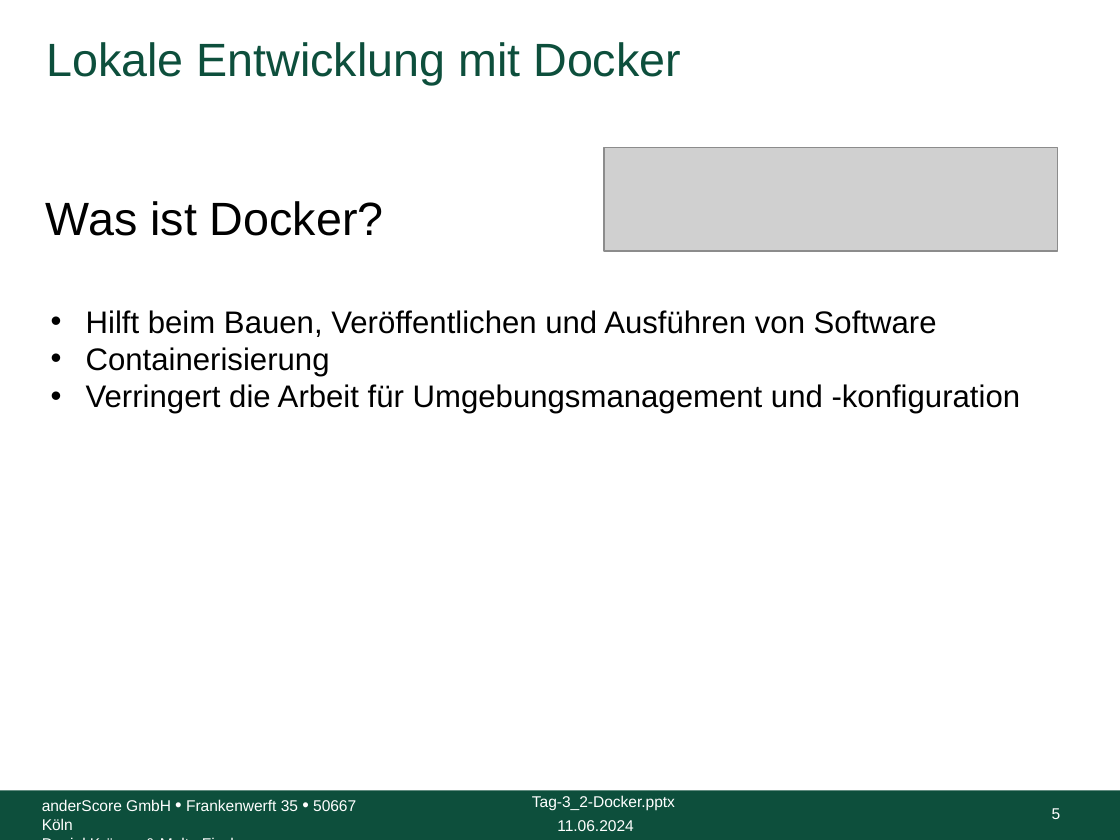
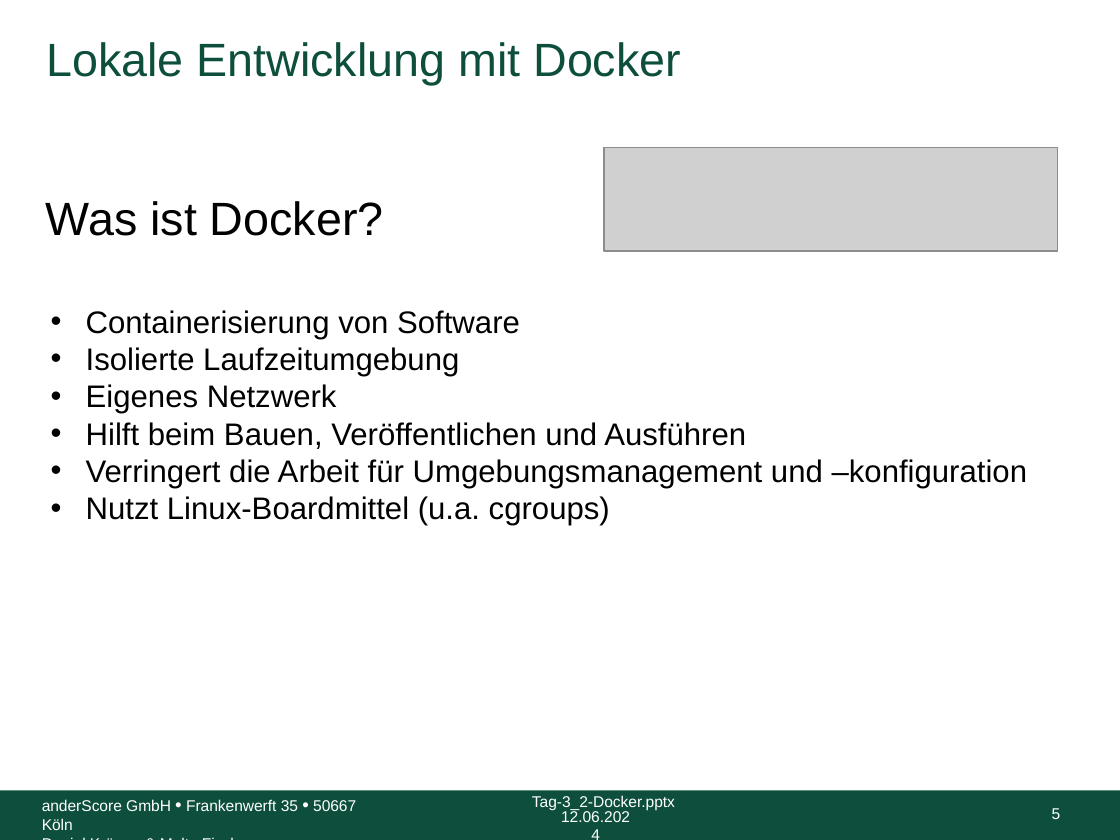
Before and after one commit to anderscore-gmbh/gitlab, a slide deck: slide 5 of slides/Tag-3_2-Docker.pptx. Drawn at 1120x840 pixels with LibreOffice and Linux fonts; fonts in the diff are those of the drawing; grey boxes stand for pictures; background and template pictures are left out. Boxes give left, top, right and bottom in pixels: in the first picture for what was removed or moved away, otherwise in the second. Text is boxed around its words. In the diff, an @@ line names an element or a change of style, - is before the commit and + after.

```diff
--- a/slides/Tag-3_2-Docker.pptx
+++ b/slides/Tag-3_2-Docker.pptx
@@ text at (86, 310, 1028, 526): text changed @@
-• Hilft beim Bauen, Veröffentlichen und Ausführen von Software
-• Containerisierung
-• Verringert die Arbeit für Umgebungsmanagement und -konfiguration
+• Containerisierung von Software
+• Isolierte Laufzeitumgebung
+• Eigenes Netzwerk
+• Hilft beim Bauen, Veröffentlichen und Ausführen
+• Verringert die Arbeit für Umgebungsmanagement und –konfiguration
+• Nutzt Linux-Boardmittel (u.a. cgroups)
@@ text at (561, 809, 630, 822): text changed @@
-11.06.2024
+12.06.2024
```
Also in this commit, not shown: 38 other slides changed, 1 other file.
